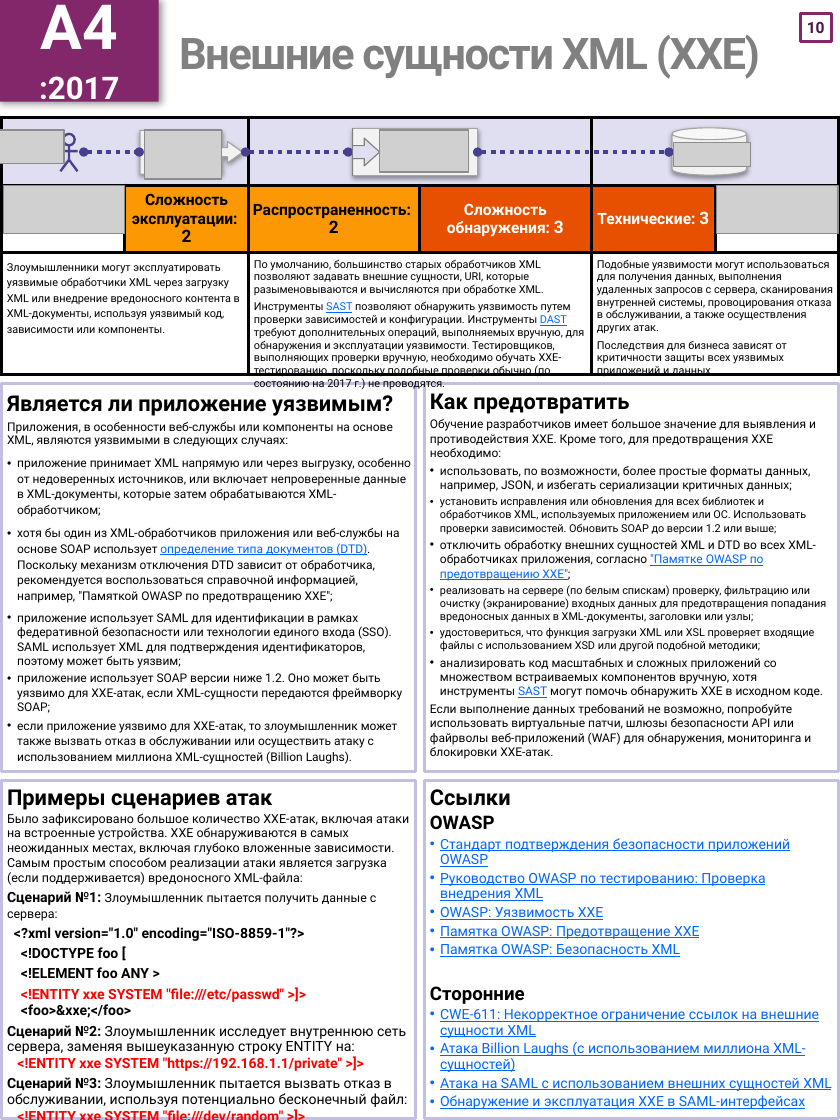
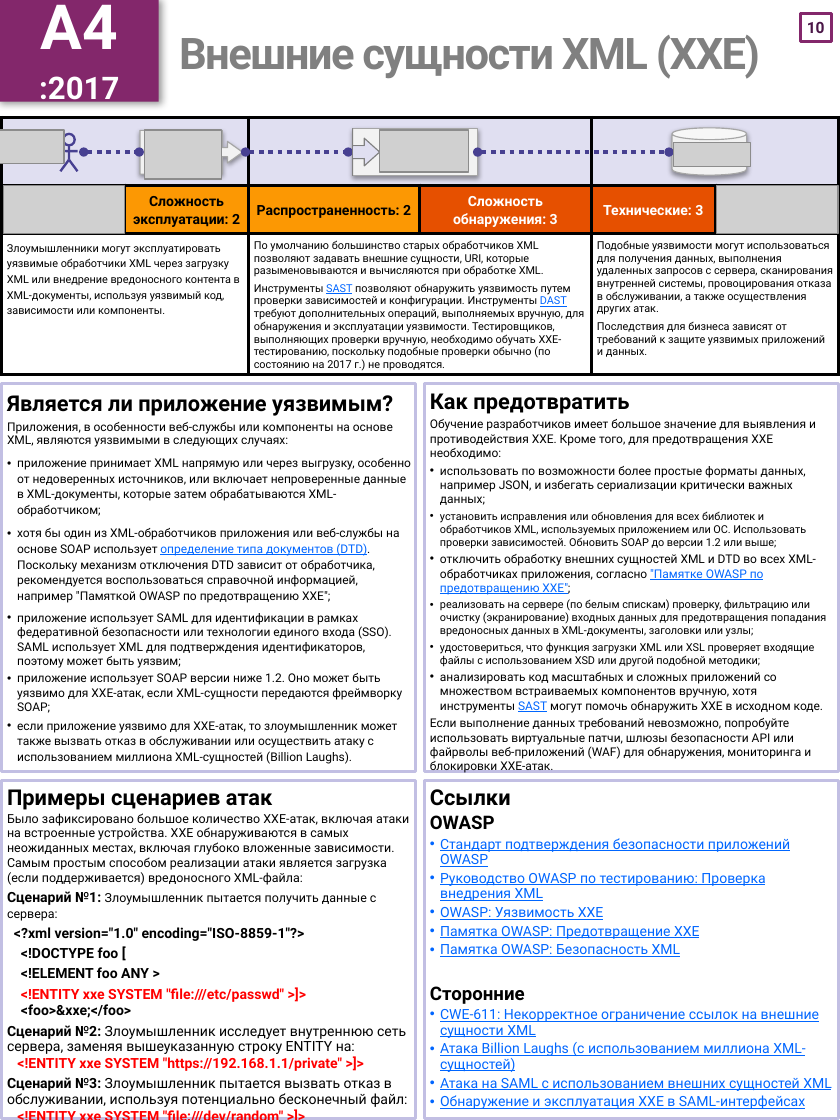
Before and after one commit to OWASP/Top10, a slide deck: slide 11 of 2017/OWASP Top 10-2017-ru.pptx. Drawn at 840x1120 pixels with LibreOffice and Linux fonts; fonts in the diff are those of the drawing; grey boxes stand for pictures. Boxes give left, top, right and bottom in pixels: in the first picture for what was removed or moved away, otherwise in the second. Text is boxed around its words. In the diff, an @@ line names an element or a change of style, - is before the commit and + after.

```diff
--- a/2017/OWASP Top 10-2017-ru.pptx
+++ b/2017/OWASP Top 10-2017-ru.pptx
@@ table at bbox=[1, 118, 839, 386] @@
-row 3, column 3: По умолчанию, большинство старых обработчиков XML позволяют задавать внешние сущности, URI, которые разыменовываются и вычисляются при обработке XML. / Инструменты SAST позволяют обнаружить уязвимость путем проверки зависимостей и конфигурации. Инструменты DAST требуют дополнительных операций, выполняемых вручную, для обнаружения и эксплуатации уязвимости. Тестировщиков, выполняющих проверки вручную, необходимо обучать XXE-тестированию, поскольку подобные проверки обычно (по состоянию на 2017 г.) не проводятся.
+row 3, column 3: По умолчанию большинство старых обработчиков XML позволяют задавать внешние сущности, URI, которые разыменовываются и вычисляются при обработке XML. / Инструменты SAST позволяют обнаружить уязвимость путем проверки зависимостей и конфигурации. Инструменты DAST требуют дополнительных операций, выполняемых вручную, для обнаружения и эксплуатации уязвимости. Тестировщиков, выполняющих проверки вручную, необходимо обучать XXE-тестированию, поскольку подобные проверки обычно (по состоянию на 2017 г.) не проводятся.
-row 3, column 5: Подобные уязвимости могут использоваться для получения данных, выполнения удаленных запросов с сервера, сканирования внутренней системы, провоцирования отказа в обслуживании, а также осуществления других атак. / Последствия для бизнеса зависят от критичности защиты всех уязвимых приложений и данных.
+row 3, column 5: Подобные уязвимости могут использоваться для получения данных, выполнения удаленных запросов с сервера, сканирования внутренней системы, провоцирования отказа в обслуживании, а также осуществления других атак. / Последствия для бизнеса зависят от требований к защите уязвимых приложений и данных.
@@ size 10 to 9 pt in "Сложность эксплуатации:", "Распространенность:", "Сложность обнаружения:", "Технические:" @@
@@ size 11 to 9 pt in "2", "2", "3", "3" @@
@@ text at bbox=[440, 466, 806, 505]: text changed @@
-• использовать, по возможности, более простые форматы данных, например, JSON, и избегать сериализации критичных данных;
+• использовать по возможности более простые форматы данных, например JSON, и избегать сериализации критически важных данных;
@@ text at bbox=[17, 528, 399, 603]: text changed @@
-• хотя бы один из XML-обработчиков приложения или веб-службы на основе SOAP использует определение типа документов (DTD). Поскольку механизм отключения DTD зависит от обработчика, рекомендуется воспользоваться справочной информацией, например, "Памяткой OWASP по предотвращению XXE";
+• хотя бы один из XML-обработчиков приложения или веб-службы на основе SOAP использует определение типа документов (DTD). Поскольку механизм отключения DTD зависит от обработчика, рекомендуется воспользоваться справочной информацией, например "Памяткой OWASP по предотвращению XXE";
@@ text at bbox=[430, 718, 811, 773]: spaces changed @@
-Если выполнение данных требований не возможно, попробуйте использовать виртуальные патчи, шлюзы безопасности API или файрволы веб-приложений (WAF) для обнаружения, мониторинга и блокировки XXE-атак.
+Если выполнение данных требований невозможно, попробуйте использовать виртуальные патчи, шлюзы безопасности API или файрволы веб-приложений (WAF) для обнаружения, мониторинга и блокировки XXE-атак.
```
Also in this commit, not shown: 24 other slides changed, 25 other files.
